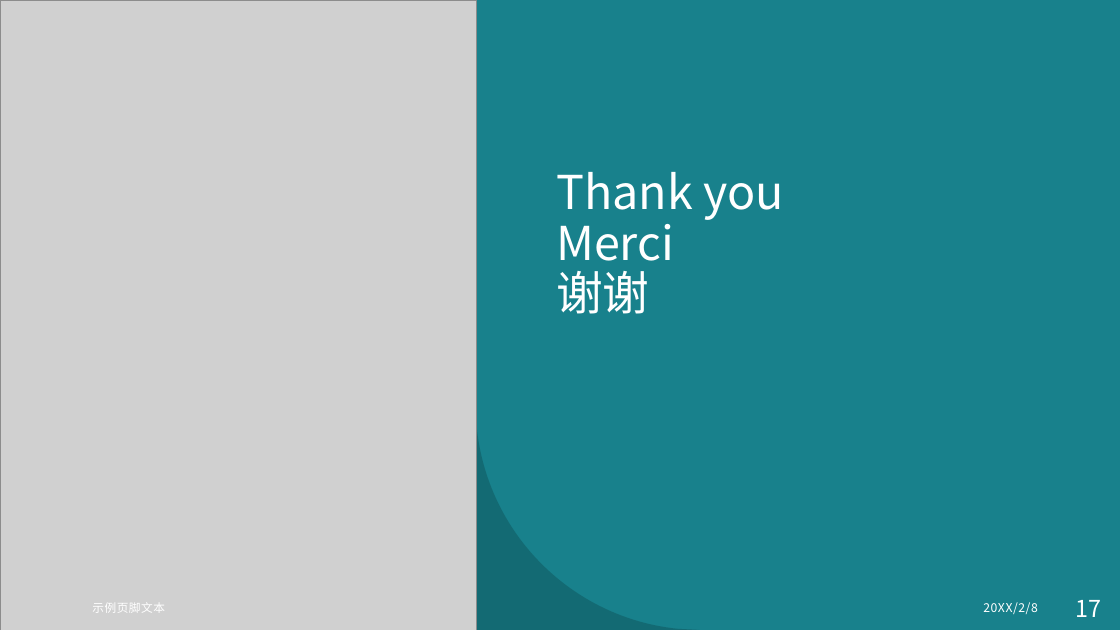
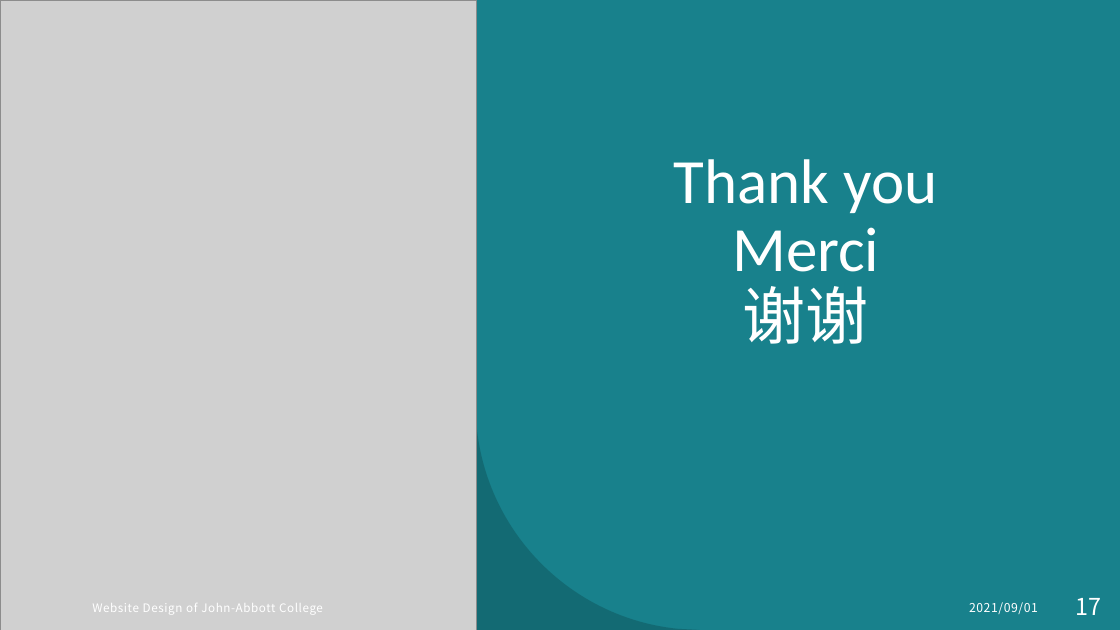
Before and after one commit to MikentGuo/Project_Tour, a slide deck: slide 17 of docs/Website Design for tourist attraction.pptx. Drawn at 1120x630 pixels with LibreOffice and Linux fonts; fonts in the diff are those of the drawing; grey boxes stand for pictures. Boxes give left, top, right and bottom in pixels: in the first picture for what was removed or moved away, otherwise in the second. Text is boxed around its words. In the diff, an @@ line names an element or a change of style, - is before the commit and + after.

```diff
--- a/docs/Website Design for tourist attraction.pptx
+++ b/docs/Website Design for tourist attraction.pptx
@@ title "Thank you Merci 谢谢" at bbox=[674, 159, 938, 344]: size 40 to 54 pt; font Noto Sans CJK SC to Calibri in "Thank you Merci"; font Noto Sans CJK SC to Noto Sans CJK JP in "谢谢"; alignment left to centre @@
@@ page number at bbox=[1076, 598, 1102, 615]: line spacing 1 to 0.9; more space between paragraphs @@
@@ text at bbox=[92, 603, 323, 612]: text changed @@
-示例页脚文本
+Website Design of John-Abbott College
@@ text at bbox=[969, 602, 1038, 614]: text changed @@
-20XX/2/8
+2021/09/01
```
Also in this commit, not shown: 11 other slides changed, 1 slide added, 1 slide removed.
